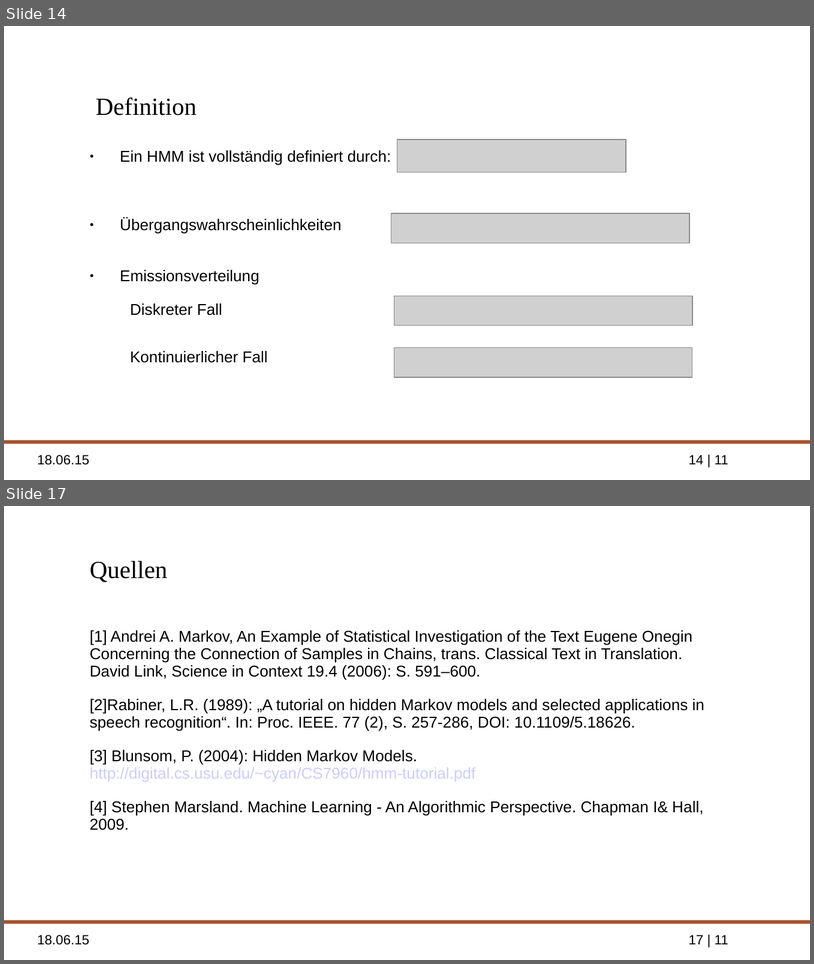
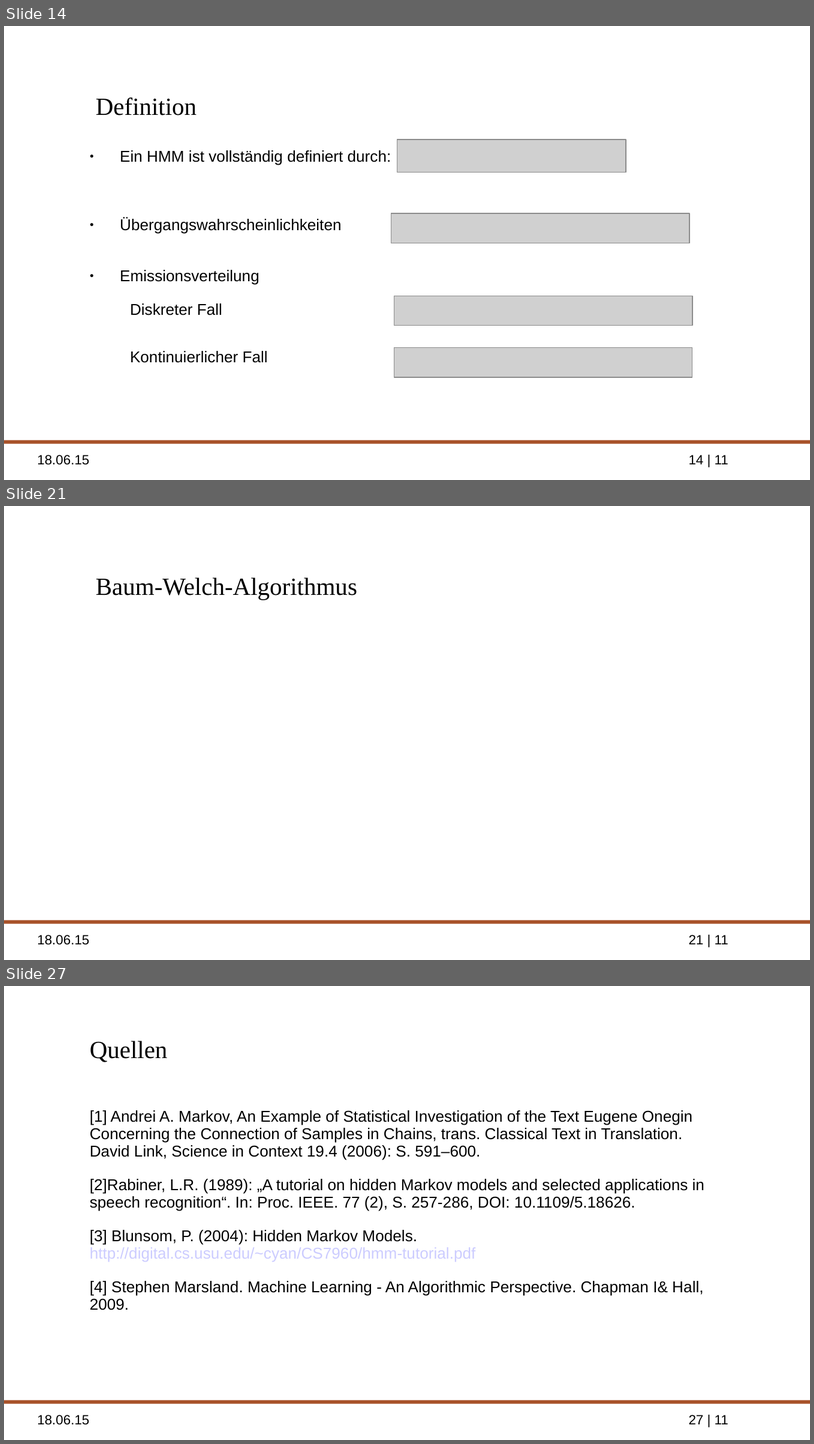
Before and after one commit to ppasler/Formale-Methoden-HMM, a slide deck: presentation/hidden_markov_pasler.odp. Shown one above the other, each under a label of ours: slides 14 and 17 before the commit, slides 14, 21 and 27 after it; the slides between them are not shown. The pictures are 814x964 and 814x1444 pixels, drawn with LibreOffice and Linux fonts; fonts in the diff are those of the drawing; grey boxes stand for pictures; background and template pictures are left out. Boxes give left, top, right and bottom in pixels: in the first picture for what was removed or moved away, otherwise in the second. Text is boxed around its words. In the diff, an @@ line names an element or a change of style, - is before the commit and + after.

```diff
--- a/presentation/hidden_markov_pasler.odp
+++ b/presentation/hidden_markov_pasler.odp
@@ slide 21 added at bbox=[4, 506, 810, 960], background picture (left out); not listed: 3 template elements that a slide beside it also shows @@
@@ title added at bbox=[96, 577, 357, 600], 22 pt, text #000000 @@
+Baum-Welch-Algorithmus
@@ what was slide 17 is now slide 27 @@
@@ page number at bbox=[689, 1414, 729, 1424]: text changed @@
-17 | 11
+27 | 11
```
Also in this commit, not shown: 10 other slides added, 1 slide removed, 2 other files.
